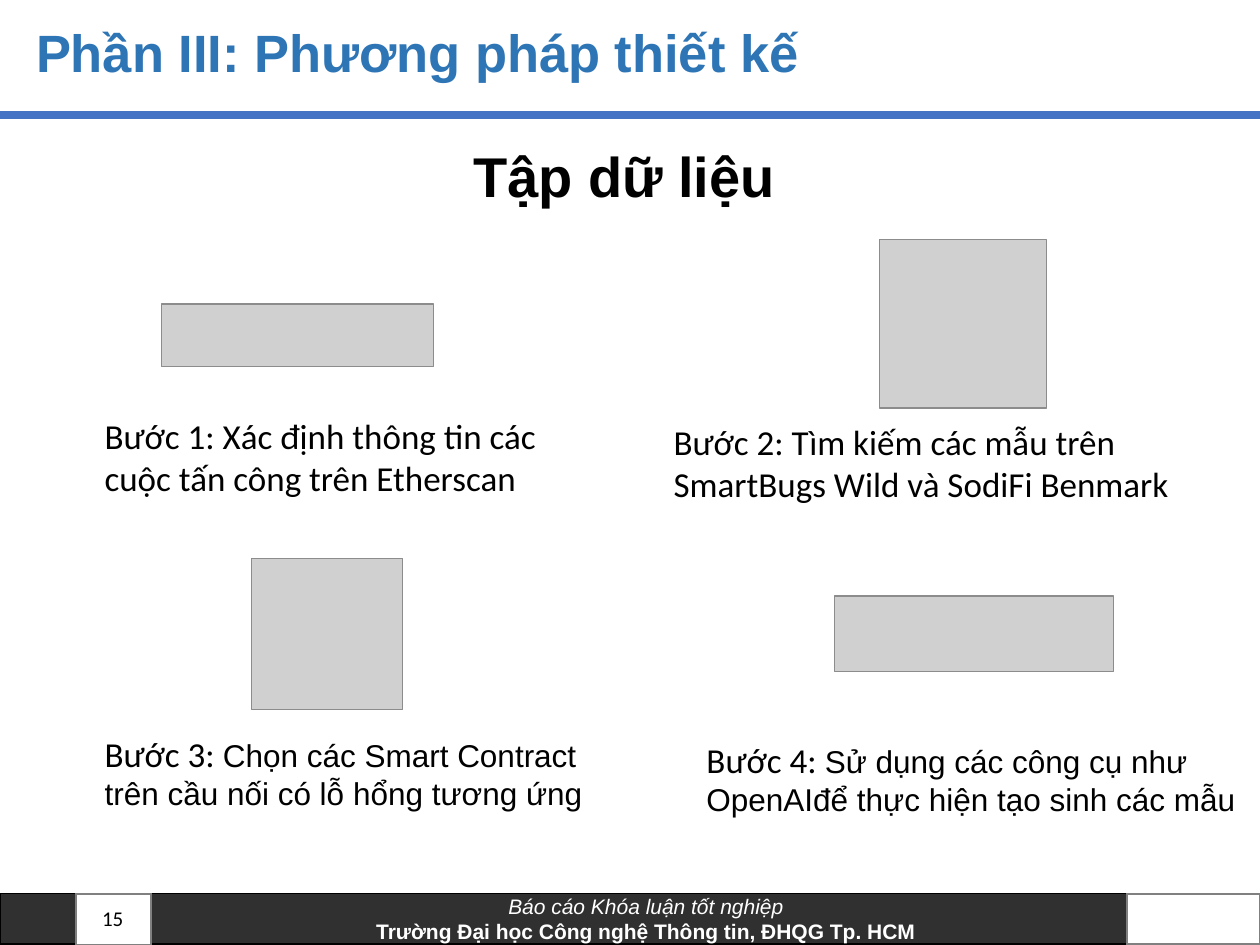
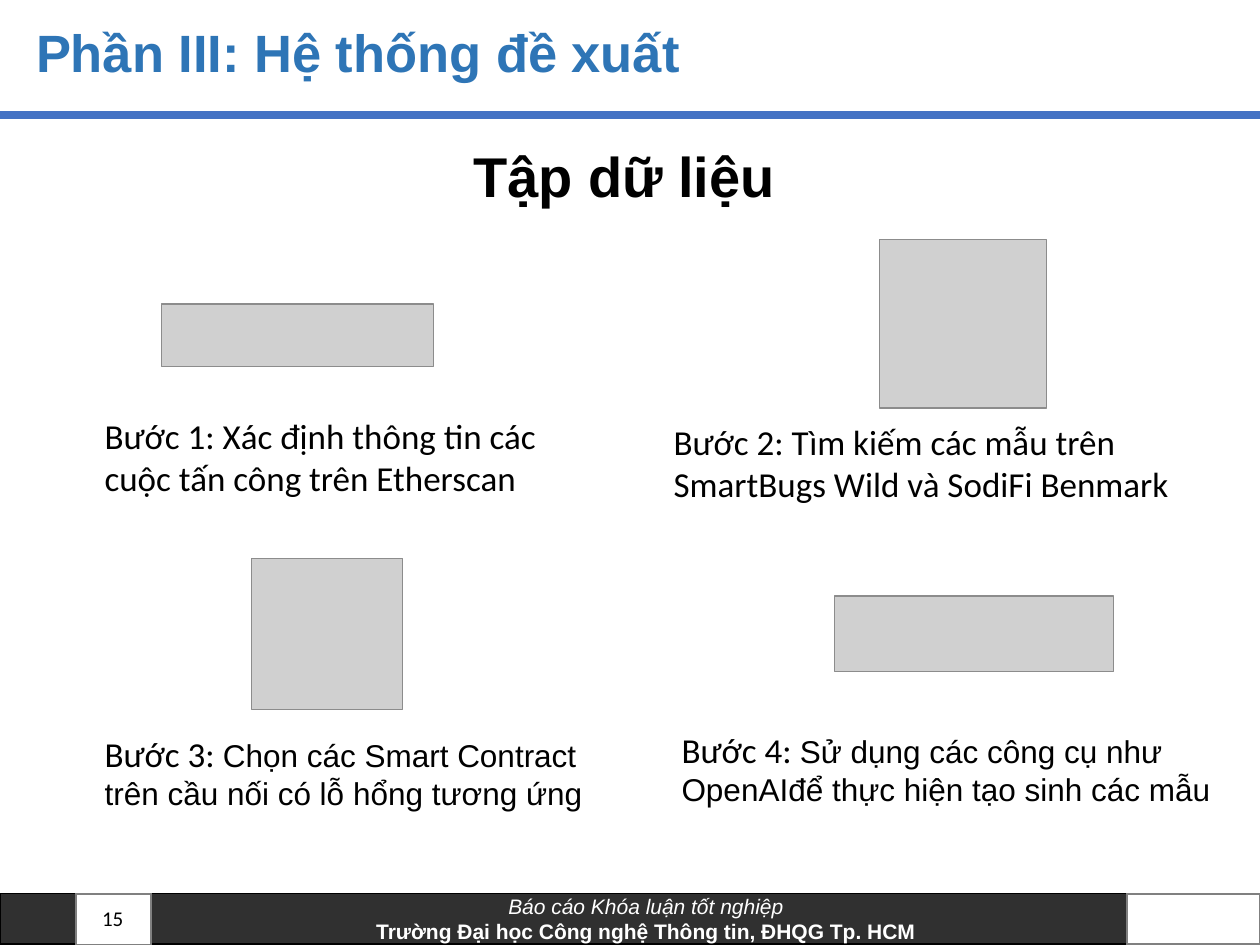
Before and after one commit to anhkiet1227/NT505_Thesis, a slide deck: slide 15 of Slide_20520605_VoAnhKiet.pptx. Drawn at 1260x945 pixels with LibreOffice and Linux fonts; fonts in the diff are those of the drawing; grey boxes stand for pictures; background and template pictures are left out. Boxes give left, top, right and bottom in pixels: in the first picture for what was removed or moved away, otherwise in the second. Text is boxed around its words. In the diff, an @@ line names an element or a change of style, - is before the commit and + after.

```diff
--- a/Slide_20520605_VoAnhKiet.pptx
+++ b/Slide_20520605_VoAnhKiet.pptx
@@ title at <box>36,31,680,83</box>: text changed @@
-Phần III: Phương pháp thiết kế
+Phần III: Hệ thống đề xuất
@@ text "Bước 4: Sử dụng các ...": place and size @@
-text "Bước 4: Sử dụng các ..." at <box>706,749,1235,817</box>
+text "Bước 4: Sử dụng các ..." at <box>682,739,1210,807</box>
```
Also in this commit, not shown: 9 other slides changed, 2 slides added, 1 other file.
